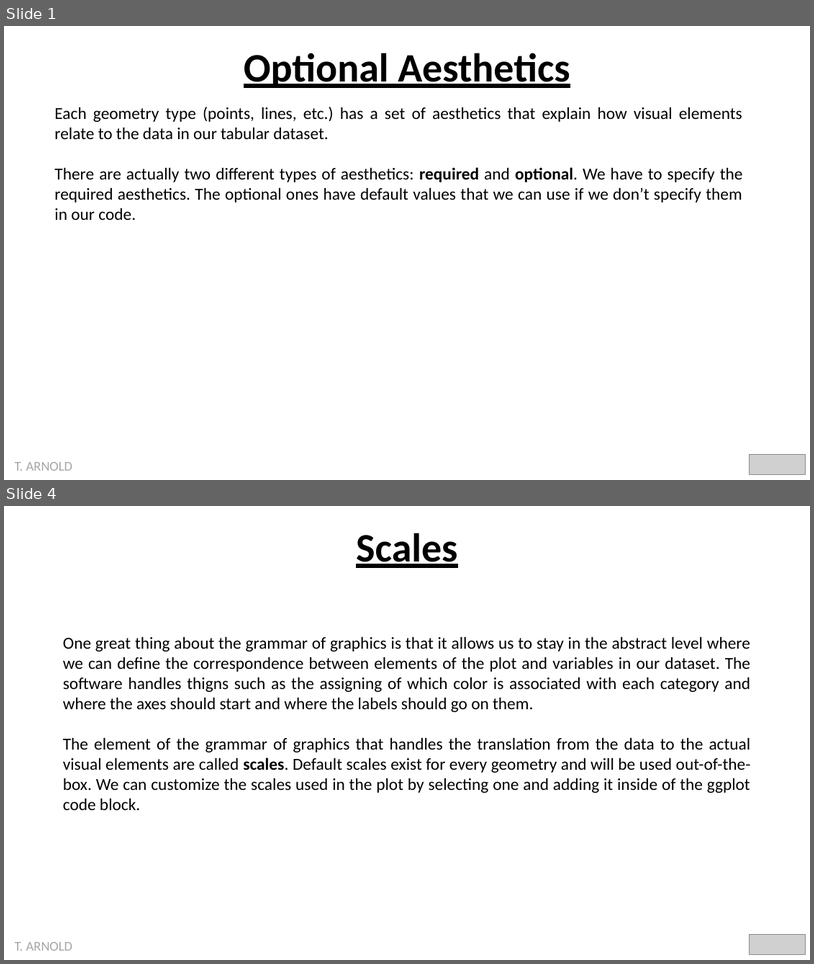
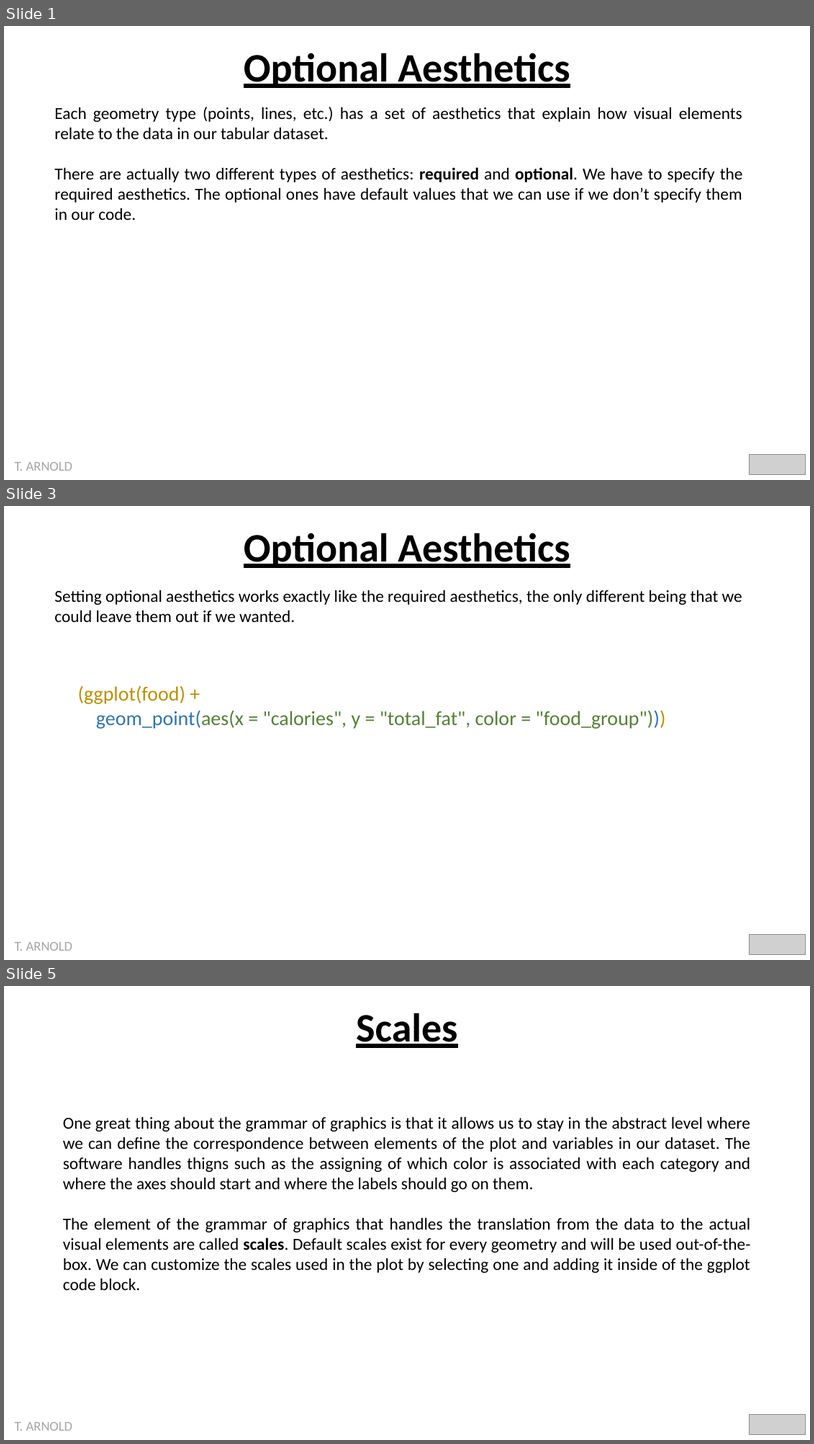
Before and after one commit to taylor-arnold/courses, a slide deck: dsst289-f25/pslides/03_fixed_aesthetics.pptx. Shown one above the other, each under a label of ours: slides 1 and 4 before the commit, slides 1, 3 and 5 after it; the slides between them are not shown. The pictures are 814x964 and 814x1444 pixels, drawn with LibreOffice and Linux fonts; fonts in the diff are those of the drawing; grey boxes stand for pictures. Boxes give left, top, right and bottom in pixels: in the first picture for what was removed or moved away, otherwise in the second. Text is boxed around its words. In the diff, an @@ line names an element or a change of style, - is before the commit and + after.

```diff
--- a/dsst289-f25/pslides/03_fixed_aesthetics.pptx
+++ b/dsst289-f25/pslides/03_fixed_aesthetics.pptx
@@ slide 3 added at [4, 506, 810, 960], background #FFFFFF @@
@@ text added at [244, 533, 570, 568], 48 pt, text #000000, bold, underline @@
+Optional Aesthetics
@@ text added at [54, 590, 743, 622], 20 pt, text #000000 @@
+Setting optional aesthetics works exactly like the required aesthetics, the only different being that we could leave them out if we wanted.
@@ text added at [78, 685, 666, 728], 24 pt, text #548235 @@
+(ggplot(food) +
+geom_point(aes(x = "calories", y = "total_fat", color = "food_group")))
@@ picture added at [749, 934, 806, 955] @@
@@ text added at [15, 942, 73, 950], 16 pt, text #A6A6A6 @@
+T. ARNOLD
@@ what was slide 4 is now slide 5 @@
```
Also in this commit, not shown: 2 slides changed, 2 other files.
